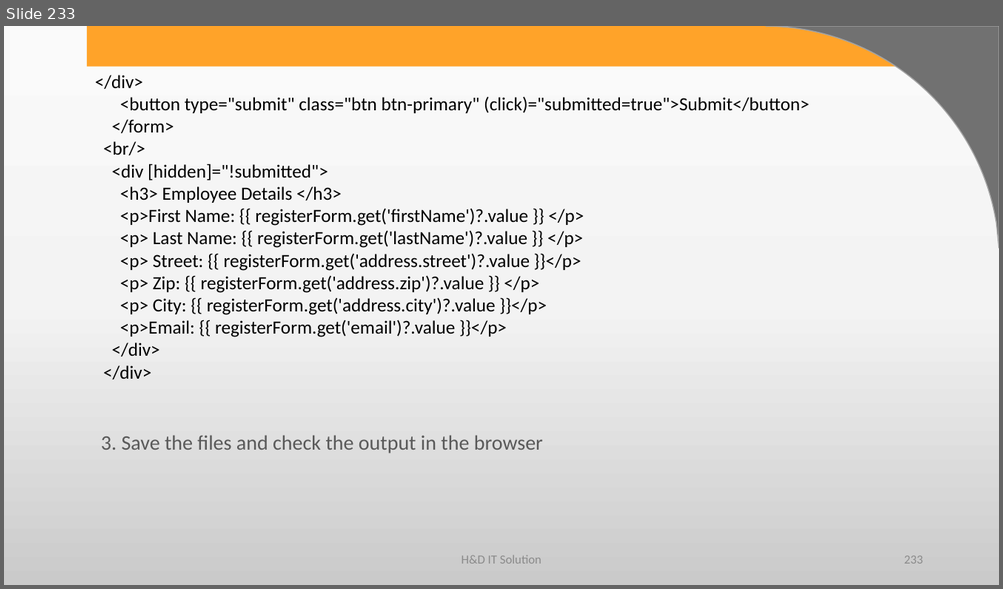
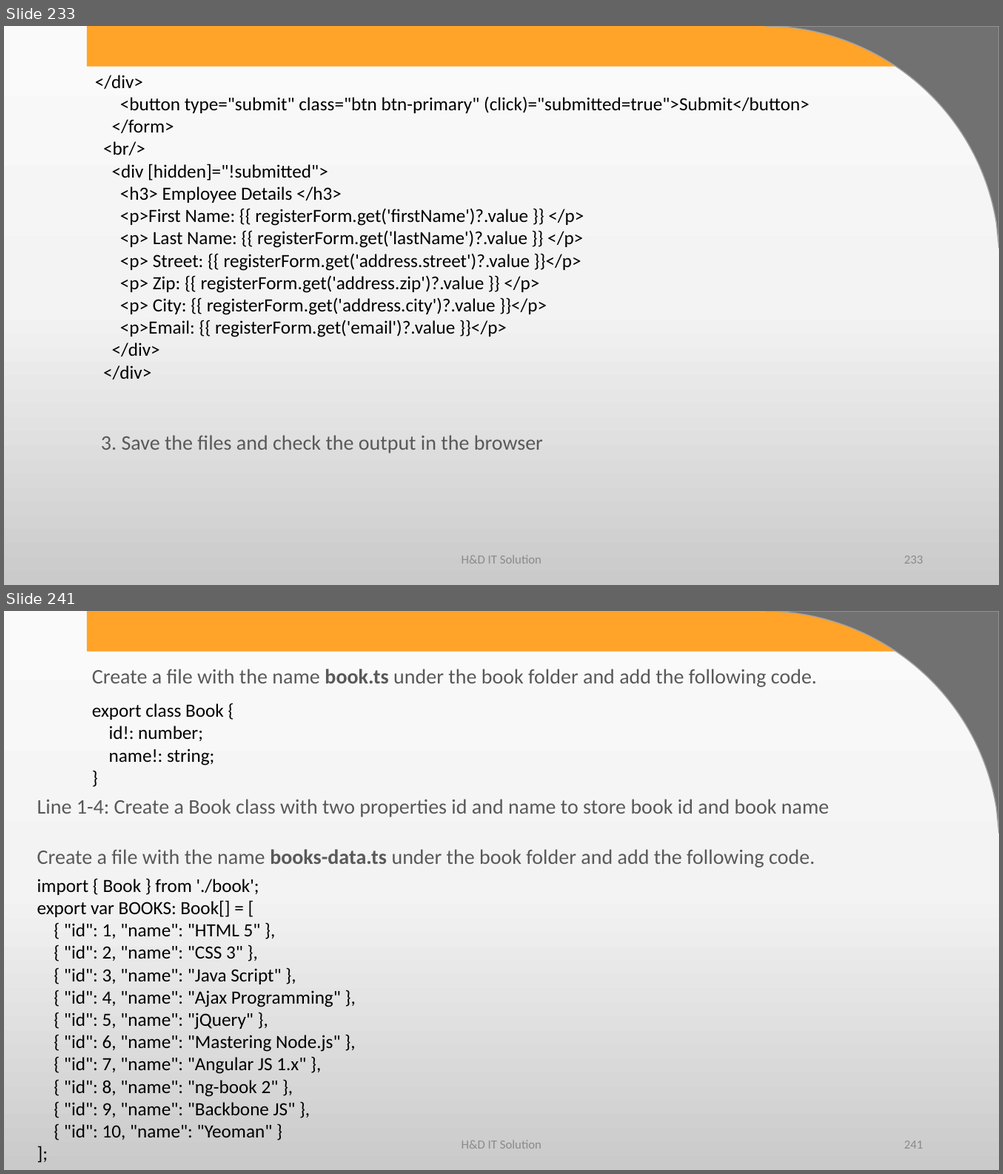
Before and after one commit to harshadasawant/forms, a slide deck: ppt/ANGULAR.pptx. Shown one above the other, each under a label of ours: slide 233 before the commit, slides 233 and 241 after it; the slides between them are not shown. The pictures are 1003x589 and 1003x1174 pixels, drawn with LibreOffice and Linux fonts; fonts in the diff are those of the drawing; background and template pictures are left out. Boxes give left, top, right and bottom in pixels: in the first picture for what was removed or moved away, otherwise in the second. Text is boxed around its words. In the diff, an @@ line names an element or a change of style, - is before the commit and + after.

```diff
--- a/ppt/ANGULAR.pptx
+++ b/ppt/ANGULAR.pptx
@@ slide 241 added at (4, 611, 999, 1170), background gradient #FBFBFB to #F4F4F4 to #CBCBCB; not listed: 2 template elements that a slide beside it also shows @@
@@ text added at (92, 669, 817, 687), 20 pt, text #595959 @@
+Create a file with the name book.ts under the book folder and add the following code.
@@ text added at (92, 703, 224, 766), 18 pt, text #000000 @@
+export class Book {
+id!: number;
+name!: string;
+}
@@ text added at (37, 799, 828, 868), 20 pt, text #595959 @@
+Line 1-4: Create a Book class with two properties id and name to store book id and book name
+Create a file with the name books-data.ts under the book folder and add the following code.
@@ text added at (37, 879, 341, 1140), 18 pt, text #000000 @@
+import { Book } from './book';
+export var BOOKS: Book[] = [
+{ "id": 1, "name": "HTML 5" },
+{ "id": 2, "name": "CSS 3" },
+{ "id": 3, "name": "Java Script" },
+{ "id": 4, "name": "Ajax Programming" },
+{ "id": 5, "name": "jQuery" },
+{ "id": 6, "name": "Mastering Node.js" },
+{ "id": 7, "name": "Angular JS 1.x" },
+{ "id": 8, "name": "ng-book 2" },
+{ "id": 9, "name": "Backbone JS" },
+{ "id": 10, "name": "Yeoman" }
+];
@@ text added at (461, 1141, 541, 1149), 12 pt, text #8C8C8C @@
+H&D IT Solution
@@ page number added at (904, 1141, 922, 1149), 12 pt, text #8C8C8C @@
+241
```
Also in this commit, not shown: 25 other slides added, 12 other files.
